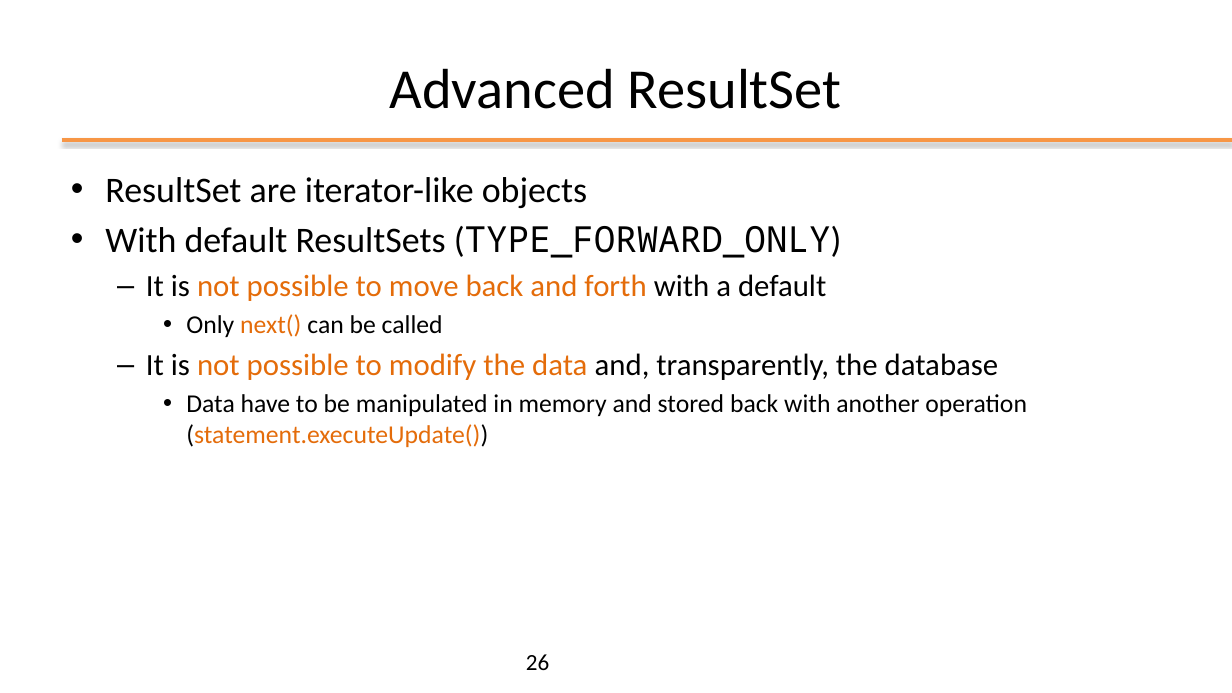
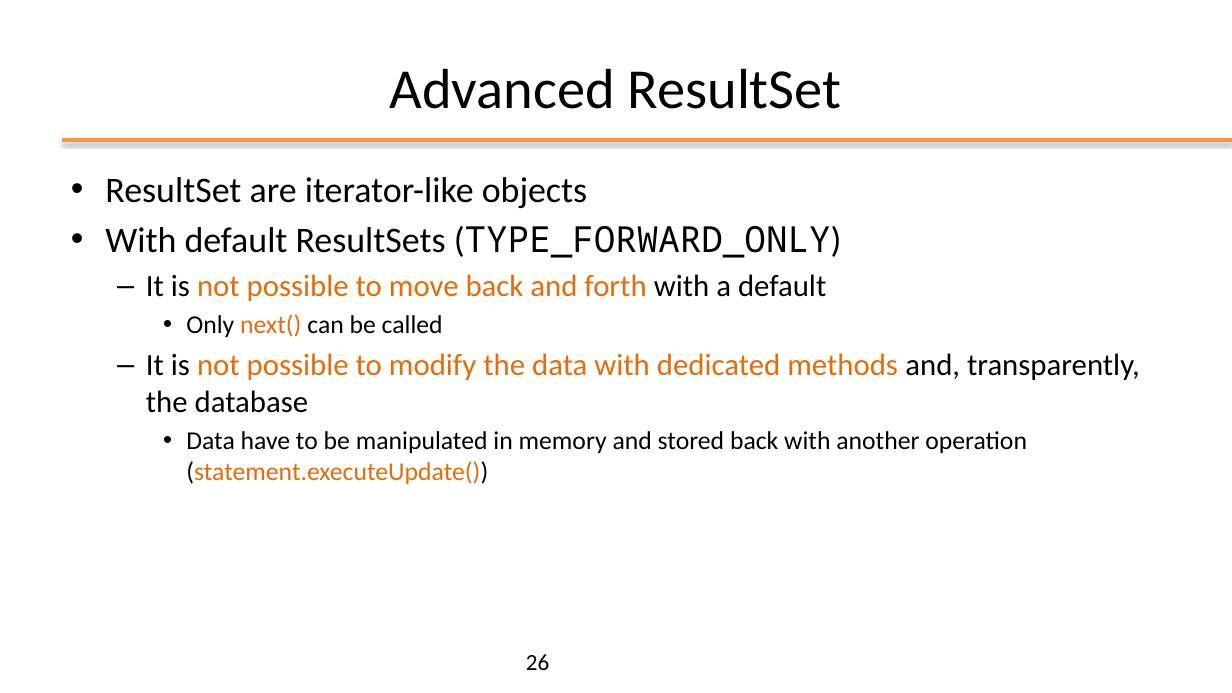
Before and after one commit to plctechnician/ooprogramming, a slide deck: slide 26 of java/slides/ppt/10 - Java Data Access (JDBC).pptx. Drawn at 1232x693 pixels with LibreOffice and Linux fonts; fonts in the diff are those of the drawing; background and template pictures are left out. Boxes give left, top, right and bottom in pixels: in the first picture for what was removed or moved away, otherwise in the second. Text is boxed around its words. In the diff, an @@ line names an element or a change of style, - is before the commit and + after.

```diff
--- a/java/slides/ppt/10 - Java Data Access (JDBC).pptx
+++ b/java/slides/ppt/10 - Java Data Access (JDBC).pptx
@@ text at (146,353,1140,413): text changed; text colour #000000 to #E46C0A @@
-  – It is not possible to modify the data and, transparently, the database
+  – It is not possible to modify the data with dedicated methods and, transparently, the database
```
Also in this commit, not shown: 1 other file.
